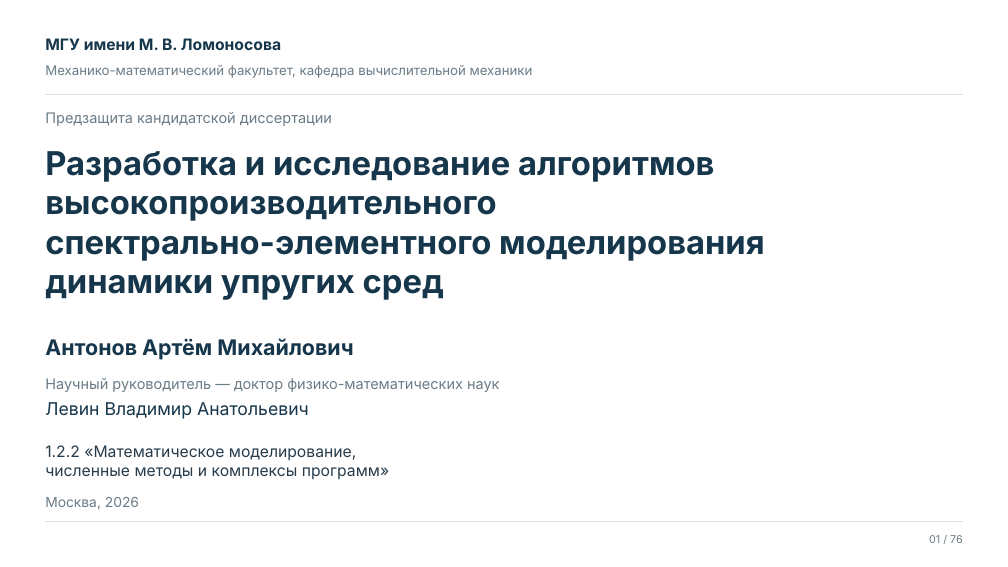
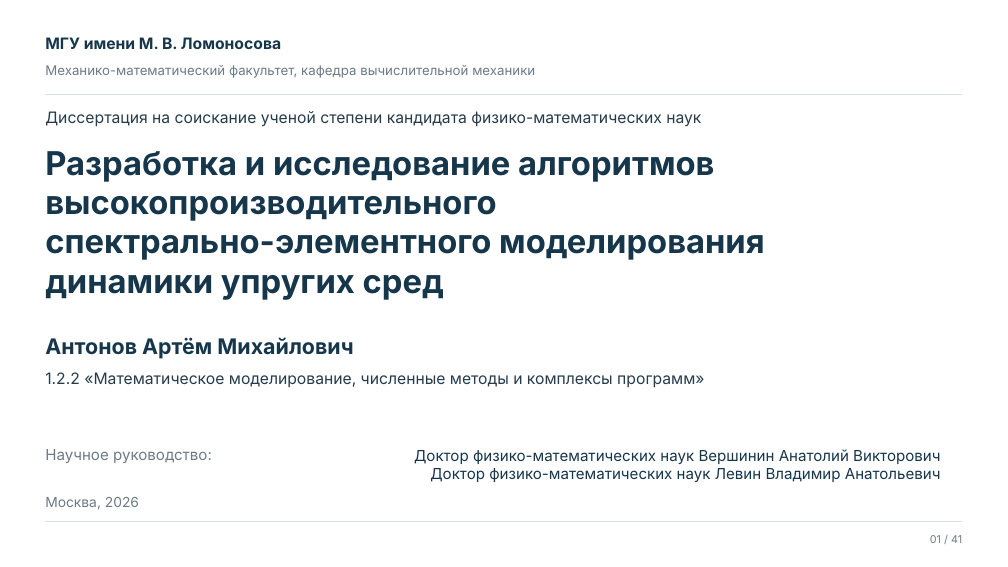
Before and after one commit to yartmihant/Students6Year2026, a slide deck: slide 1 of lesson9/Предзащита.pptx. Drawn at 1008x567 pixels with LibreOffice and Linux fonts; fonts in the diff are those of the drawing. Boxes give left, top, right and bottom in pixels: in the first picture for what was removed or moved away, otherwise in the second. Text is boxed around its words. In the diff, an @@ line names an element or a change of style, - is before the commit and + after.

```diff
--- a/lesson9/Предзащита.pptx
+++ b/lesson9/Предзащита.pptx
@@ text at [45, 111, 701, 127]: text changed; size 17.2 to 18.7 pt; text colour #6C7C86 to #263C4C @@
-Предзащита кандидатской диссертации
+Диссертация на соискание ученой степени кандидата физико-математических наук
@@ text at [45, 372, 704, 388]: text changed; size 18.8 to 18.7 pt @@
-1.2.2 «Математическое моделирование,
-численные методы и комплексы программ»
+1.2.2 «Математическое моделирование, численные методы и комплексы программ»
@@ text removed at [45, 378, 499, 392] @@
-Научный руководитель — доктор физико-математических наук
@@ text removed at [45, 402, 309, 419] @@
-Левин Владимир Анатольевич
@@ text added at [45, 449, 212, 463], 18 pt, text #6C7C86 @@
+Научное руководство:
@@ text added at [414, 449, 941, 482], 18 pt, text #16364B @@
+Доктор физико-математических наук Вершинин Анатолий Викторович
+Доктор физико-математических наук Левин Владимир Анатольевич
@@ text at [930, 535, 962, 543]: text changed @@
-01 / 76
+01 / 41
```
Also in this commit, not shown: 14 other slides changed, 26 slides added, 61 slides removed, 22 other files.
